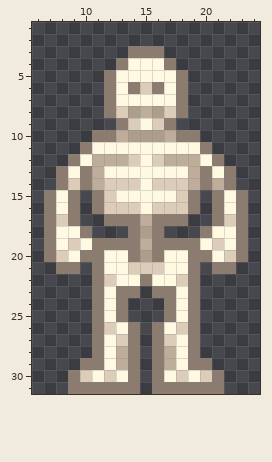
File history of a pixel-art sprite, Resources/Textures/Mobs/Species/Skeleton/parts.rsi/full.png. The picture above was drawn from the file before the commit.
The file is 32x32 pixels. Shown: x 6..24, y 1..31.
The result:
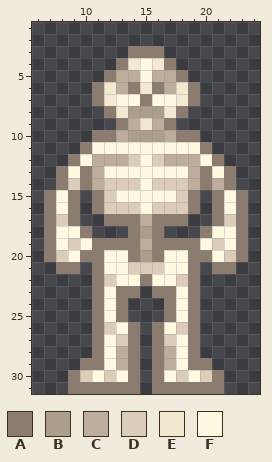
Palette (. is transparent): A #8c7c6f  B #ad9e8c  C #bead9b  D #dccdba  E #f3e9d1  F #fff9e2
Changes in this commit:
There is now colour A in rows 6 to 7 at x 11 and 19.
The edit turns colour F into colour A in row 7 at x 15.
The edit turns colour C into colour B in row 8 at x 15.
The edit turns colour D into colour C in row 9 at x 14 and 16.
The edit turns colour F into colour C in row 5 at x 13 to 14 and 16 to 17; in row 6 at x 13 and 17.
The edit turns colour A into colour E in rows 6 to 7 at x 12 and 18.
The edit turns colour D into colour E in row 6 at x 15; in row 8 at x 13 and 17.
The edit turns colour F into colour E in row 4 at x 14 and 16; in row 9 at x 15.
Pixel boxes of the changes (left, top, right, bottom) in both pictures:
changed: (92, 58, 200, 130)
